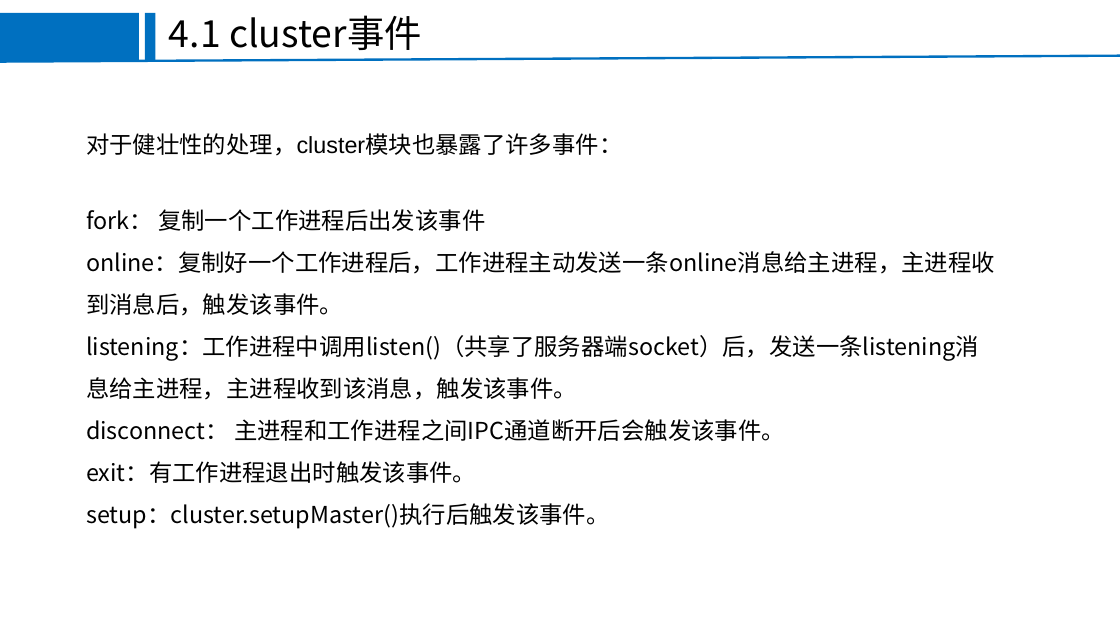
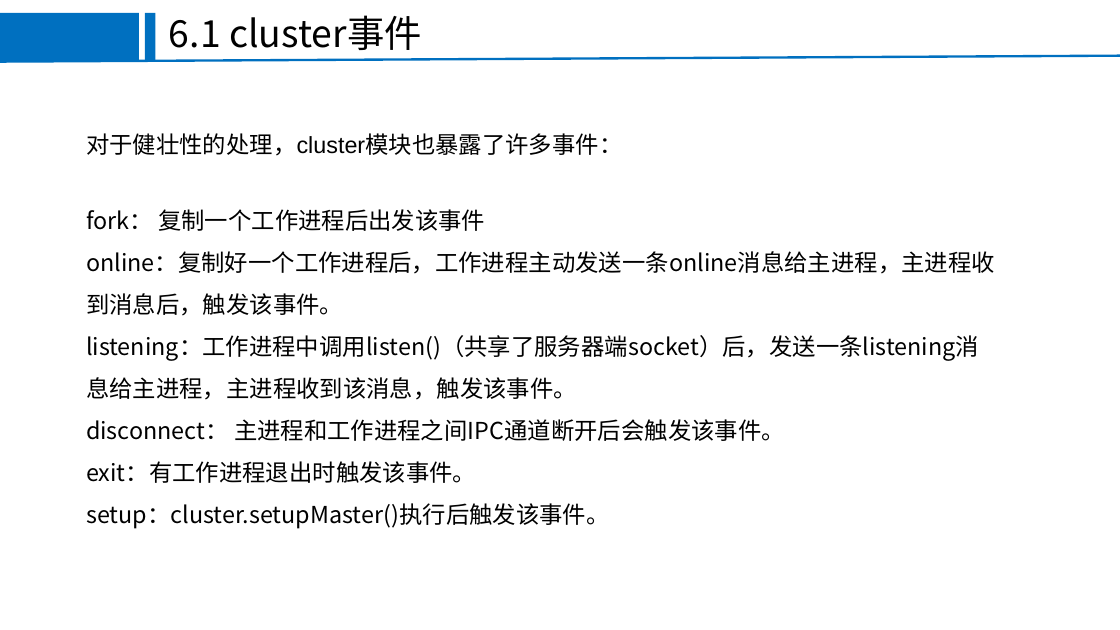
Before and after one commit to FEjohnny/demos, a slide deck: slide 13 of pm2/pm2.pptx (slide 19 before the commit). Drawn at 1120x630 pixels with LibreOffice and Linux fonts; fonts in the diff are those of the drawing; background and template pictures are left out. Boxes give left, top, right and bottom in pixels: in the first picture for what was removed or moved away, otherwise in the second. Text is boxed around its words. In the diff, an @@ line names an element or a change of style, - is before the commit and + after.

```diff
--- a/pm2/pm2.pptx
+++ b/pm2/pm2.pptx
@@ text at box(169, 15, 422, 50): text changed @@
-4.1 cluster事件
+6.1 cluster事件
```
Also in this commit, not shown: 11 other slides changed, 2 slides added, 1 slide removed, 3 other files.
